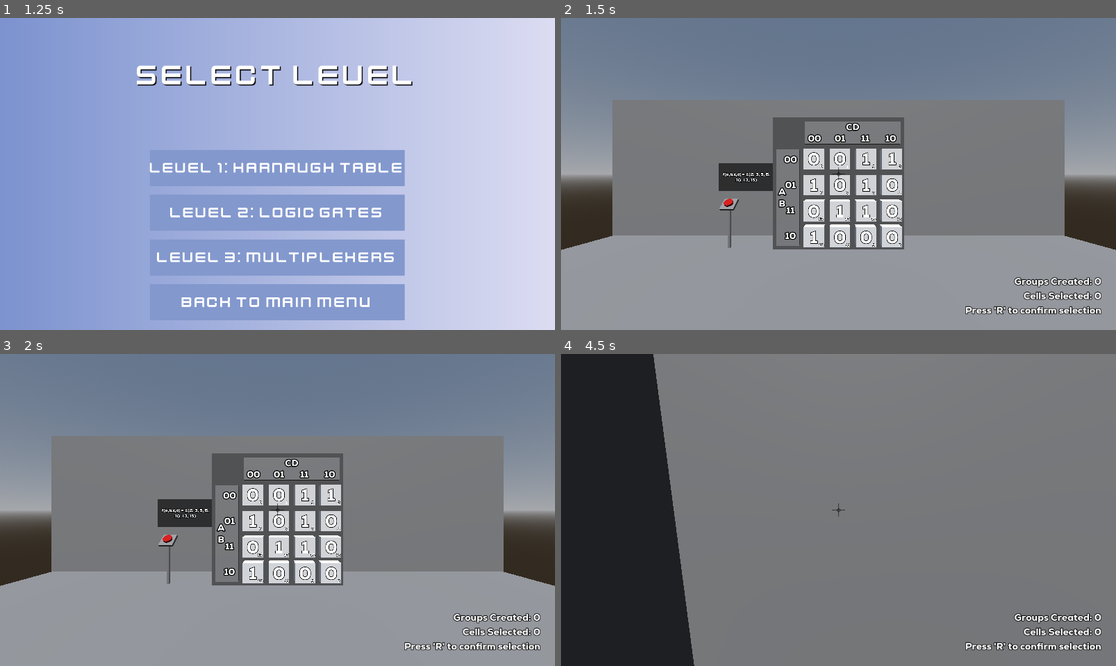
Above: before the commit, frames 1-4 (two rows, left to right).
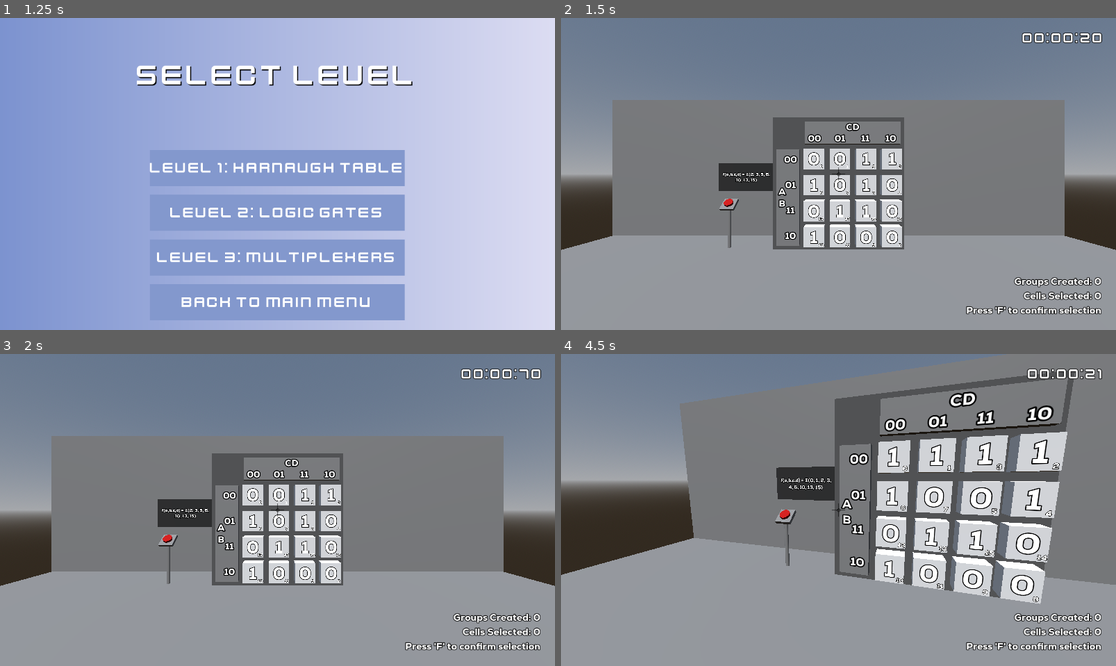
Above: after the commit, the same moments.

Repository: IllBeWatchingU/MSI-Project-UC
Game: Godot game, scene res://scenes/Menus/MainMenu.tscn
Two runs of this game, one before a commit and one after it. Both use one fixed random seed, a clock stepped at 60 frames per second and the inputs below.
Inputs (mouse positions are in pixels of both pictures, inside the frame that each line leads up to):
- Up to frame 1 (1.25 s): click "Play" at 0.5 s
- Up to frame 2 (1.5 s): click "level 1: karnaugh table" at 1.25 s
- Up to frame 3 (2 s): no input
- Up to frame 4 (4.5 s): tap R (ConfirmSelection, bound only before the commit) at 2, 2.75, 2.85, 3.5, 4.25 s; move the mouse to (866, 510) at 2.02 s; hold F (ConfirmSelection, bound only after the commit) 2.03-2.78 s; hold W (MoveForward) from 2.03 s (still down); tap Space (Jump) at 2.27, 3.02 s; move the mouse to (810, 510) at 2.77 s; move the mouse to (849, 503) at 3.52 s; hold E (Interact) 3.53-4.28 s; move the mouse to (832, 516) at 4.27 s; tap F (ConfirmSelection, bound only after the commit) at 4.35 s

Frame 1 is identical in both runs. In frame 2, 0.5% of the frame differs, in the area x 72-98%, y 4-96%; in frame 3, 0.5%; in frame 4, 62%, in the area x 0-100%, y 0-100%.

Commit message:
Add timer and resetting levels.

Diff:
--- a/project.godot
+++ b/project.godot
@@ -83,6 +83,11 @@
 }
 ConfirmSelection={
 "deadzone": 0.5,
+"events": [Object(InputEventKey,"resource_local_to_scene":false,"resource_name":"","device":-1,"window_id":0,"alt_pressed":false,"shift_pressed":false,"ctrl_pressed":false,"meta_pressed":false,"pressed":false,"keycode":0,"physical_keycode":70,"key_label":0,"unicode":102,"echo":false,"script":null)
+]
+}
+Reset={
+"deadzone": 0.5,
 "events": [Object(InputEventKey,"resource_local_to_scene":false,"resource_name":"","device":-1,"window_id":0,"alt_pressed":false,"shift_pressed":false,"ctrl_pressed":false,"meta_pressed":false,"pressed":false,"keycode":0,"physical_keycode":82,"key_label":0,"unicode":114,"echo":false,"script":null)
 ]
 }
--- a/scenes/Core/Player.tscn
+++ b/scenes/Core/Player.tscn
@@ -1,9 +1,11 @@
-[gd_scene load_steps=9 format=3 uid="uid://l2q8vmjedkst"]
+[gd_scene load_steps=11 format=3 uid="uid://l2q8vmjedkst"]
 
 [ext_resource type="Script" path="res://scripts/Core/Player.gd" id="1_lf7qb"]
+[ext_resource type="PackedScene" uid="uid://b4uc4vyooy4b5" path="res://scenes/Core/TimerLogic.tscn" id="2_3doyu"]
 [ext_resource type="Texture2D" uid="uid://cfc3g53gmvy1g" path="res://assets/crosshair.png" id="2_qxn3v"]
 [ext_resource type="Script" path="res://scripts/Core/InteractRaycast.gd" id="3_ejpgq"]
 [ext_resource type="FontFile" uid="uid://bh7dwfqomgxjx" path="res://assets/fonts/Nexa-Heavy.ttf" id="4_c4tlg"]
+[ext_resource type="FontFile" uid="uid://c7r7x7h6jh0uq" path="res://assets/fonts/kenvector_future.ttf" id="5_ijkb3"]
 [ext_resource type="AudioStream" uid="uid://bkjfh4a6rqoqe" path="res://assets/audio/Jump.ogg" id="5_jri16"]
 
 [sub_resource type="CapsuleMesh" id="CapsuleMesh_gp2yb"]
@@ -21,6 +23,8 @@
 [node name="Player" type="CharacterBody3D"]
 collision_layer = 4
 script = ExtResource("1_lf7qb")
+
+[node name="TimerLogic" parent="." instance=ExtResource("2_3doyu")]
 
 [node name="MeshInstance3D" type="MeshInstance3D" parent="."]
 transform = Transform3D(1, 0, 0, 0, 1, 0, 0, 0, 1, 0, 0.874631, 0)
@@ -72,6 +76,26 @@
 size_flags_vertical = 4
 texture = ExtResource("2_qxn3v")
 
+[node name="TimerContainer" type="MarginContainer" parent="CameraHolder"]
+anchors_preset = 1
+anchor_left = 1.0
+anchor_right = 1.0
+offset_left = -49.0
+offset_bottom = 71.0
+grow_horizontal = 0
+theme_override_constants/margin_left = 24
+theme_override_constants/margin_top = 24
+theme_override_constants/margin_right = 24
+theme_override_constants/margin_bottom = 24
+
+[node name="Label" type="Label" parent="CameraHolder/TimerContainer"]
+layout_mode = 2
+theme_override_colors/font_outline_color = Color(0, 0, 0, 1)
+theme_override_constants/outline_size = 5
+theme_override_fonts/font = ExtResource("5_ijkb3")
+theme_override_font_sizes/font_size = 30
+text = "00:00:00"
+
 [node name="AudioStreamPlayer2D" type="AudioStreamPlayer2D" parent="."]
 stream = ExtResource("5_jri16")
 bus = &"SFX"
--- /dev/null
+++ b/scenes/Core/TimerLogic.tscn
@@ -0,0 +1,6 @@
+[gd_scene load_steps=2 format=3 uid="uid://b4uc4vyooy4b5"]
+
+[ext_resource type="Script" path="res://scripts/Core/TimerLogic.gd" id="1_hb6i3"]
+
+[node name="GenericLevelLogic" type="Node"]
+script = ExtResource("1_hb6i3")
--- a/scenes/Menus/SettingsMenuContainer.tscn
+++ b/scenes/Menus/SettingsMenuContainer.tscn
@@ -1,8 +1,20 @@
-[gd_scene load_steps=4 format=3 uid="uid://b4lojjmsbsnuh"]
+[gd_scene load_steps=8 format=3 uid="uid://b4lojjmsbsnuh"]
 
 [ext_resource type="FontFile" uid="uid://c7r7x7h6jh0uq" path="res://assets/fonts/kenvector_future.ttf" id="1_0fvr5"]
 [ext_resource type="PackedScene" uid="uid://drrcangs32okl" path="res://scenes/Menus/AudioSliderSettings.tscn" id="2_158v0"]
 [ext_resource type="Script" path="res://scripts/Menus/PlayerNameChange.gd" id="3_ucg55"]
+
+[sub_resource type="StyleBoxFlat" id="StyleBoxFlat_ag8ut"]
+bg_color = Color(0.513726, 0.596078, 0.803922, 1)
+
+[sub_resource type="StyleBoxFlat" id="StyleBoxFlat_he0nh"]
+bg_color = Color(0.329412, 0.572549, 0.945098, 1)
+
+[sub_resource type="StyleBoxFlat" id="StyleBoxFlat_ikw8d"]
+bg_color = Color(0.117647, 0.34902, 0.690196, 1)
+
+[sub_resource type="StyleBoxFlat" id="StyleBoxFlat_f8jhv"]
+bg_color = Color(0.368627, 0.368627, 0.368627, 1)
 
 [node name="Control" type="Control"]
 layout_mode = 3
@@ -93,7 +105,7 @@
 script = ExtResource("3_ucg55")
 
 [node name="PlayerName" type="Label" parent="TabContainer/Player/MarginContainer/VBoxContainer/HBoxContainer"]
-custom_minimum_size = Vector2(300, 0)
+custom_minimum_size = Vector2(250, 0)
 layout_mode = 2
 theme_override_fonts/font = ExtResource("1_0fvr5")
 theme_override_font_sizes/font_size = 30
@@ -103,9 +115,21 @@
 layout_mode = 2
 
 [node name="LineEdit" type="LineEdit" parent="TabContainer/Player/MarginContainer/VBoxContainer/HBoxContainer"]
-custom_minimum_size = Vector2(350, 0)
+custom_minimum_size = Vector2(300, 0)
 layout_mode = 2
-placeholder_text = "Player"
+text = "Player"
+placeholder_text = "Player Name"
 
 [node name="SaveButton" type="Button" parent="TabContainer/Player/MarginContainer/VBoxContainer/HBoxContainer"]
 layout_mode = 2
+theme_override_colors/font_color = Color(1, 1, 1, 1)
+theme_override_colors/font_pressed_color = Color(1, 1, 1, 1)
+theme_override_colors/font_hover_color = Color(0, 0, 0, 1)
+theme_override_colors/font_disabled_color = Color(0.0941176, 0.0941176, 0.0941176, 1)
+theme_override_fonts/font = ExtResource("1_0fvr5")
+theme_override_font_sizes/font_size = 30
+theme_override_styles/normal = SubResource("StyleBoxFlat_ag8ut")
+theme_override_styles/hover = SubResource("StyleBoxFlat_he0nh")
+theme_override_styles/pressed = SubResource("StyleBoxFlat_ikw8d")
+theme_override_styles/disabled = SubResource("StyleBoxFlat_f8jhv")
+text = "Save"
--- /dev/null
+++ b/scripts/Core/GenericLevelLogic.gd
@@ -0,0 +1,12 @@
+class_name GenericLevelLogic
+extends Node
+
+
+# Called when the node enters the scene tree for the first time.
+func _ready():
+	pass # Replace with function body.
+
+
+# Called every frame. 'delta' is the elapsed time since the previous frame.
+func _process(delta):
+	pass
--- a/scripts/Core/Player.gd
+++ b/scripts/Core/Player.gd
@@ -11,13 +11,16 @@
 
 @onready var CameraHolder: Node3D = $CameraHolder
 @onready var audio_player: AudioStreamPlayer2D = $AudioStreamPlayer2D
+@onready var timer : Label = $CameraHolder/TimerContainer/Label
+@onready var timerLogic : TimerLogic = $TimerLogic
 
 func _ready():
 	Input.mouse_mode = Input.MOUSE_MODE_CAPTURED
 
 func _input(event):
 	if event.is_action_pressed("Quit"):
-		get_tree().quit()
+		Input.mouse_mode = Input.MOUSE_MODE_VISIBLE
+		get_tree().change_scene_to_file("res://scenes/Menus/MainMenu.tscn")
 
 	if event is InputEventMouseMotion:
 		var horzRot = event.relative.x * -SENSITIVITY
@@ -29,6 +32,12 @@
 		#Rotate just the view so they can look up/down
 		CameraHolder.rotate_x(deg_to_rad(vertRot))
 		CameraHolder.rotation_degrees.x = clamp(CameraHolder.rotation_degrees.x, -90, 90)
+
+	if event.is_action_pressed("Reset"):
+		timerLogic.reset()
+
+func _process(_delta):
+	timer.text = timerLogic.get_time()
 
 func _physics_process(delta):
 	if not is_on_floor():
--- /dev/null
+++ b/scripts/Core/TimerLogic.gd
@@ -0,0 +1,21 @@
+class_name TimerLogic
+extends Node
+
+@onready var game_start_time = Time.get_ticks_msec()
+
+func reset():
+	get_tree().reload_current_scene()
+	game_start_time = Time.get_ticks_msec()
+
+func get_time():
+	var current_time = Time.get_ticks_msec() - game_start_time
+	var minutes = current_time / 1000 / 60
+	var seconds = current_time / 1000 % 60
+	var mseconds = current_time % 1000/10
+	if minutes < 10:
+		minutes = "0" + str(minutes)
+	if seconds < 10:
+		seconds = "0" + str(seconds)
+	if mseconds < 10:
+		mseconds = "0" + str(mseconds)
+	return (str(minutes) + ":" + str(seconds) + ":" + str(mseconds))
--- a/scripts/Menus/PlayerNameChange.gd
+++ b/scripts/Menus/PlayerNameChange.gd
@@ -5,9 +5,16 @@
 
 # Called when the node enters the scene tree for the first time.
 func _ready():
-	pass # Replace with function body.
+	save_button.button_down.connect(_on_save_button_pressed)
+	line_edit.text_changed.connect(_on_line_edit_changed)
+	save_button.disabled = true
 
+func _on_line_edit_changed(_text):
+	if save_button.disabled:
+		save_button.disabled = false
 
-# Called every frame. 'delta' is the elapsed time since the previous frame.
-func _process(delta):
-	pass
+func _on_save_button_pressed():
+	var data = SaveManager.read_save()
+	data.current_player_name = line_edit.text
+	SaveManager.write_save(data)
+	save_button.disabled = true
